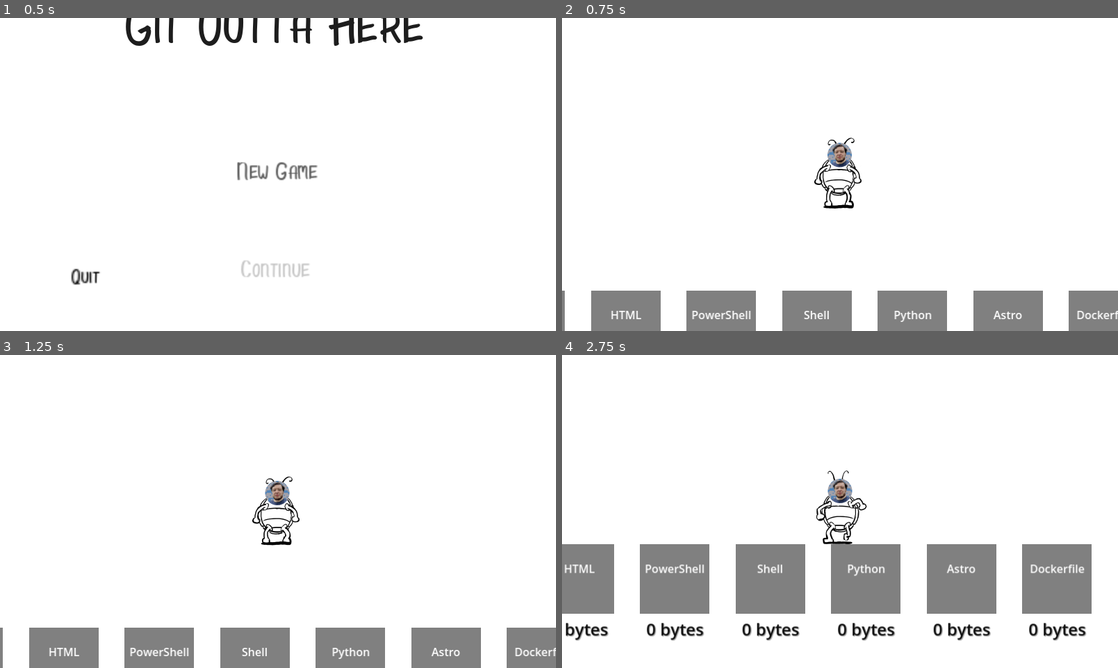
Above: before the commit, frames 1-4 (two rows, left to right).
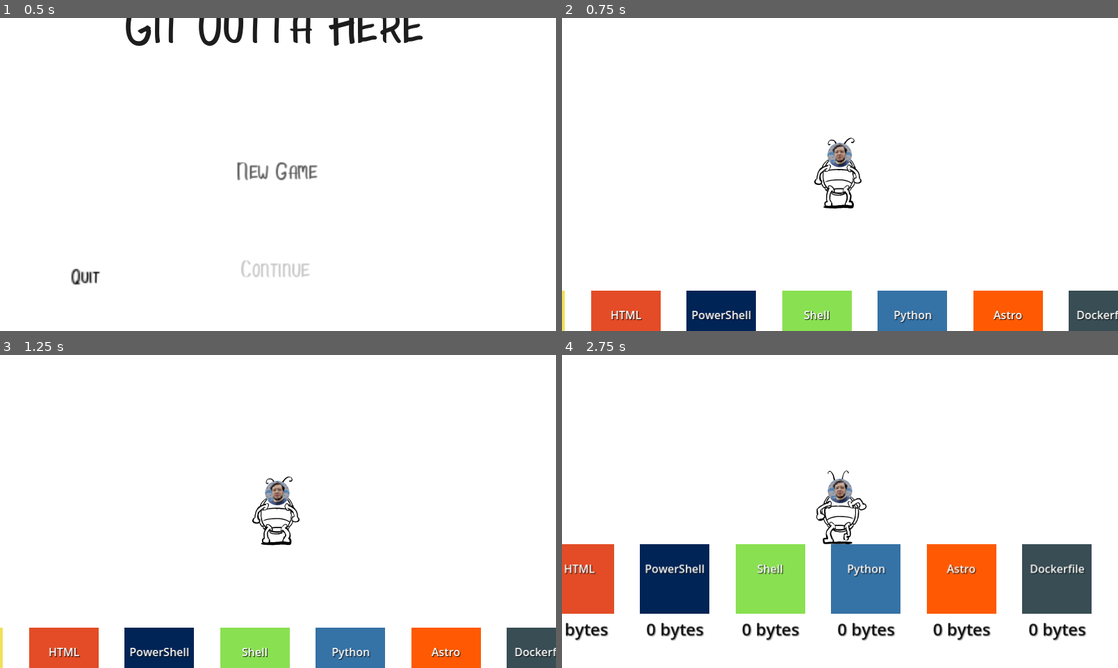
Above: after the commit, the same moments.

Repository: parsehex/git-outta-here
Game: Godot game, scene res://scenes/levels/Intro.tscn
The game is run twice, just before and just after one commit, with the same random seed, the same clock (stepped at 60 frames per second) and the same inputs.
Inputs:
- Up to frame 1 (0.5 s): no input
- Up to frame 2 (0.75 s): click "New Game" at 0.5 s
- Up to frame 3 (1.25 s): no input
- Up to frame 4 (2.75 s): tap Enter at 1.25 s; hold Right (move_right) 1.28-2.03 s; tap Ctrl (attack) at 1.35 s; hold Down (move_down) from 2.03 s (still down); tap E (interact) at 2.1 s

Frame 1 is identical in both runs. In frame 2, 9.0% of the frame differs, in the area x 0-100%, y 87-100%; in frame 3, 9.0%; in frame 4, 16%, in the area x 0-96%, y 60-83%.

Commit message:
add colors to lang mines

Diff:
--- a/scenes/misc/Mine.gd
+++ b/scenes/misc/Mine.gd
@@ -26,6 +26,7 @@
 		range_indicator.visible = false
 	if label:
 		label.text = language_name
+	$Body.color = language_color
 	_update_count_label()
 	pass
 
--- a/scenes/misc/Mine.tscn
+++ b/scenes/misc/Mine.tscn
@@ -32,6 +32,7 @@
 offset_top = -27.0
 offset_right = 61.0
 offset_bottom = -4.0
+theme_override_colors/font_shadow_color = Color(0, 0, 0, 0.627451)
 text = "LanguageName"
 horizontal_alignment = 1
 
